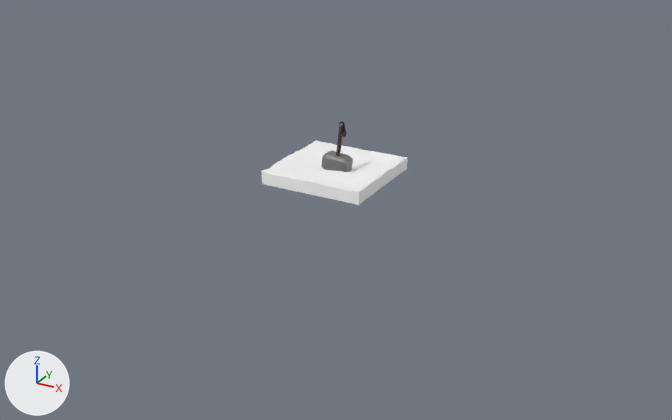
Renders of the glTF model static/model/hammer.gltf from each side of a commit.
One viewpoint serves both versions: a camera (50 mm lens) standing at (44.7, -81.3, 36.7) and looking at (1.2, -2.2, -2.8). Arrows for +X, +Y and +Z are at lower left; the lights stay in place. Where no turn or scale is listed for an object, it has been applied to the vertices.
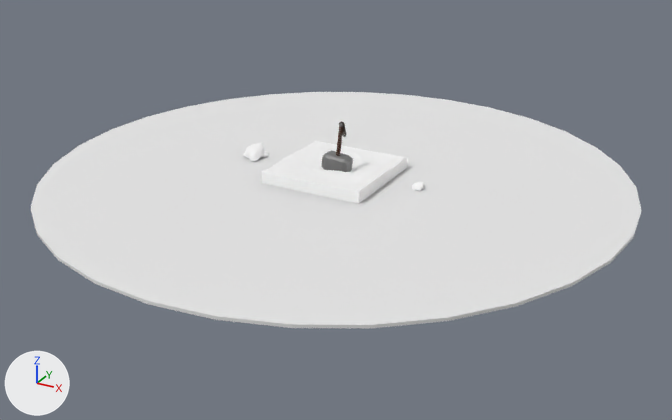
Where the change shows, as pixel boxes [x1, y1, x2, y2] in the pictures (672 x 420 px):
'Cylinder.004', added
    after: [31, 92, 642, 328]
'Icosphere.001', added
    after: [243, 143, 264, 161]
'Icosphere.002', added
    after: [412, 182, 424, 191]

The change, as a list of edits to the scene's bpy script:
```text
Add mat_material:
    mat_material = principled_material('Material')
    mat_material.base_color = (0.8, 0.8, 0.8)  # white #e7e7e7
    mat_material.roughness = 1.0
Add me_cylinder_004_1:
    me_cylinder_004_1.from_pydata(...)  # a 32-sided cylinder along z spanning x -31.3..31.3, y -31.3..31.3, z -0.2..0.2
    me_cylinder_004_1.materials.append(mat_material)  # white #e7e7e7
Add me_icosphere_001:
    me_icosphere_001.from_pydata(...)  # 21 vertices, 38 faces; spans x -0.73..0.65, y -1.02..0.5, z -0.65..0.18
    me_icosphere_001.materials.append(mat_material_003)  # white #ffffff
Add me_icosphere_004:
    me_icosphere_004.from_pydata(...)  # 61 vertices, 118 faces; spans x -1.33..1.24, y -1.99..1.11, z -1.13..0.41
    me_icosphere_004.materials.append(mat_material_003)  # white #ffffff
Add ob_cylinder_004:
    ob_cylinder_004 = bpy.data.objects.new('Cylinder.004', me_cylinder_004_1)
    ob_cylinder_004.location = (0.0, 0.0, 0.0)
Add ob_icosphere_002:
    ob_icosphere_002 = bpy.data.objects.new('Icosphere.002', me_icosphere_001)
    ob_icosphere_002.location = (9.21, 1.03, 0.61)
Add ob_icosphere_001:
    ob_icosphere_001 = bpy.data.objects.new('Icosphere.001', me_icosphere_004)
    ob_icosphere_001.location = (-10.78, 0.84, 1.13)
```
